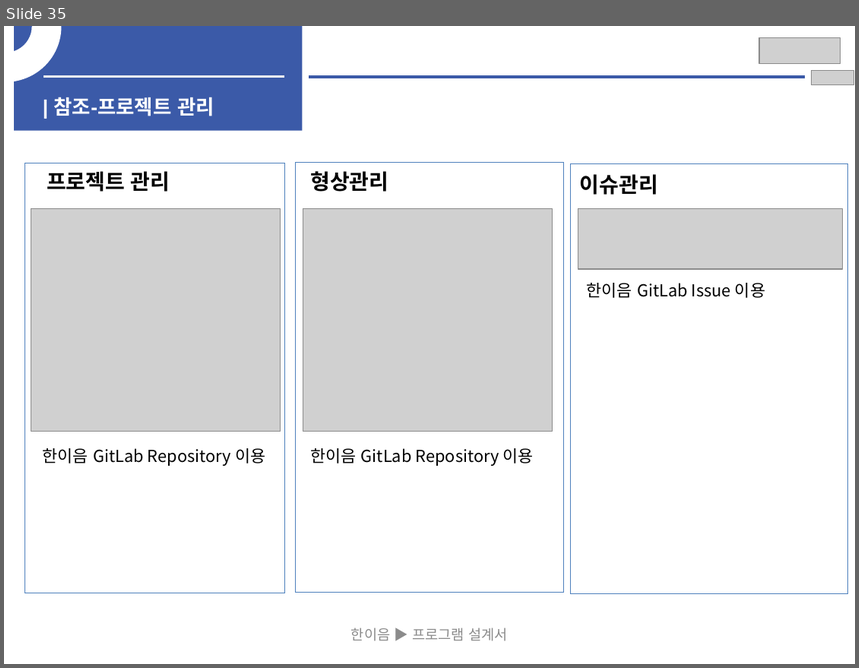
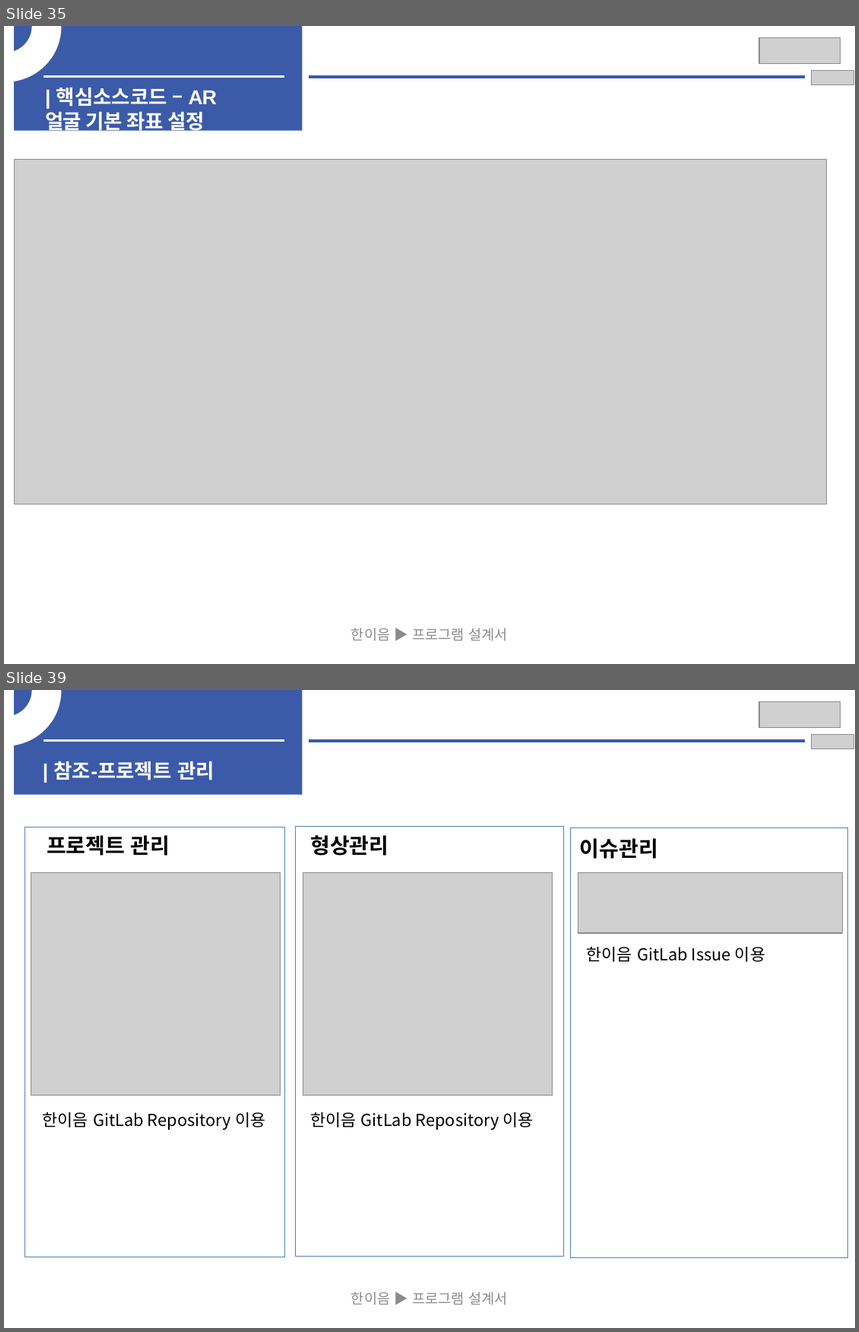
Before and after one commit to longBright/Hanium_Prj, a slide deck: 01_Documents/01_보고서/05_개발보고(2차)/SW개발_HW제작설계서_일반_2차초안.pptx. Shown one above the other, each under a label of ours: slide 35 before the commit, slides 35 and 39 after it; the slides between them are not shown. The pictures are 859x668 and 859x1332 pixels, drawn with LibreOffice and Linux fonts; fonts in the diff are those of the drawing; grey boxes stand for pictures. Boxes give left, top, right and bottom in pixels: in the first picture for what was removed or moved away, otherwise in the second. Text is boxed around its words. In the diff, an @@ line names an element or a change of style, - is before the commit and + after.

Commit message:
22.10.04 23:31

```diff
--- a/01_Documents/01_보고서/05_개발보고(2차)/SW개발_HW제작설계서_일반_2차초안.pptx
+++ b/01_Documents/01_보고서/05_개발보고(2차)/SW개발_HW제작설계서_일반_2차초안.pptx
@@ slide 35 added at [4, 26, 855, 664], background #FFFFFF @@
@@ arch (boxed as its full ring) added at [4, 26, 60, 81], fill #FFFFFF, outline #FFFFFF 2 pt @@
@@ rectangle added at [14, 26, 303, 131], fill #3B5AA8 @@
@@ picture added at [760, 38, 841, 63] @@
@@ picture added at [812, 70, 854, 85] @@
@@ line added from (44, 76) to (285, 76), #F2F2F2 2.25 pt @@
@@ text added at [45, 88, 217, 134], 17 pt, text #FFFFFF, bold @@
+| 핵심소스코드 – AR
+얼굴 기본 좌표 설정
@@ line added from (309, 77) to (805, 77), #3B5AA8 2.25 pt @@
@@ picture added at [14, 160, 827, 504] @@
@@ text added at [351, 628, 507, 642], 12 pt, text #8C8C8C @@
+한이음 ▶ 프로그램 설계서
@@ what was slide 35 is now slide 39 @@
```
Also in this commit, not shown: 1 slide changed, 3 other slides added.
